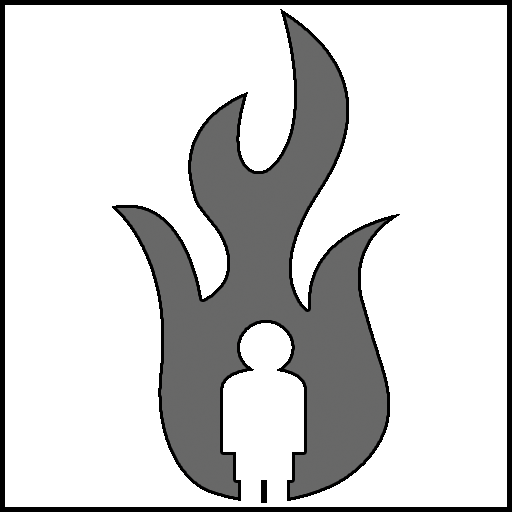
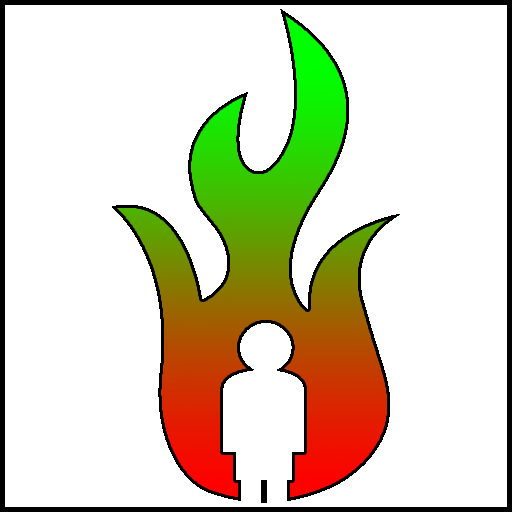
Before/after of a 512 x 512 layered artwork. What changed in the layer stack:
added layer "health_on" above "health_off" over left=117, top=15, right=387, bottom=498
